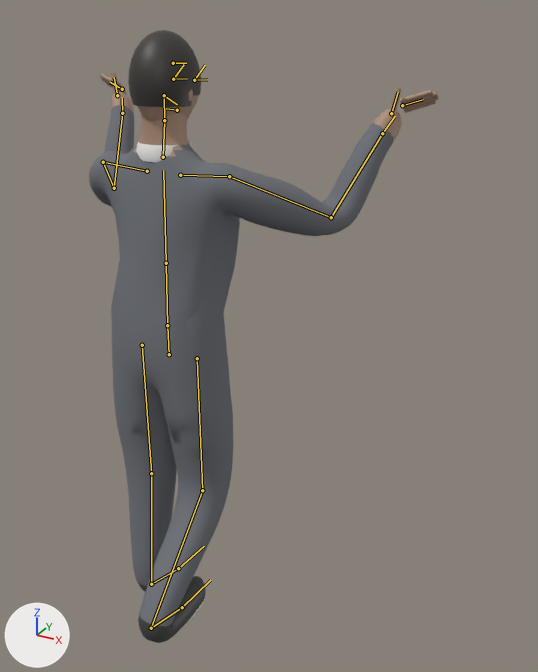
An edit to the glTF model characters/stranger_b.glb, drawn before and after from the same camera.
The view is the same before and after, from a 50 mm camera at (1.197, -1.578, 1.873) aimed at (0.202, 0.231, 0.968). Every picture has the same lights, and +X, +Y and +Z are marked at lower left. The picture after the commit comes second. Both versions are drawn at frame 0 of the action 'carry'; the numbers are the values there. The bones that change, and the others that lie on the model, are drawn over the model as lines.

Objects in the first picture: 'stranger_b_Mesh'.
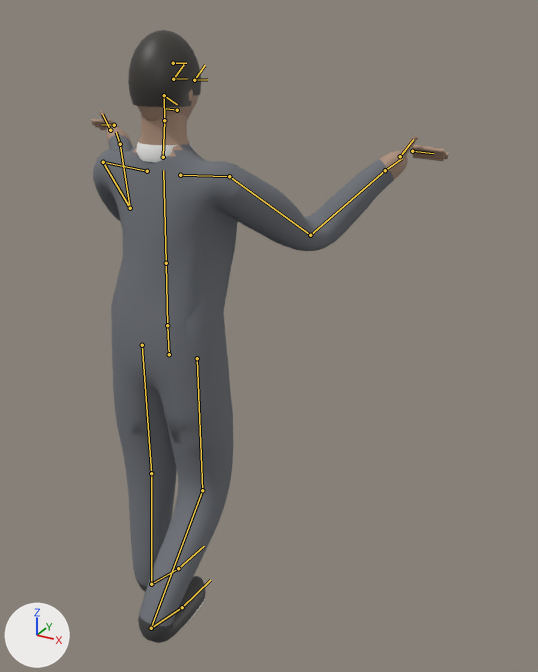
What the commit changed:
Bone 'UpperArm.L' (bone_upperarm_l) turns from (55, -14, -31) to (46, -20, -47) degrees about its own x, y and z.
Bone 'UpperArm.R' (bone_upperarm_r) turns from (55, 14, 31) to (46, 20, 47) degrees about its own x, y and z.

Changed parts and their boxes [x1, y1, x2, y2] in the pictures (538 x 672 px):
'stranger_b_Mesh', posed: before [89, 30, 439, 643]; after [92, 30, 449, 643]
bone 'UpperArm.L', root to tip: before (103, 162) to (114, 188); after (103, 162) to (130, 208)
bone 'UpperArm.R', root to tip: before (229, 176) to (331, 217); after (229, 176) to (310, 235)
